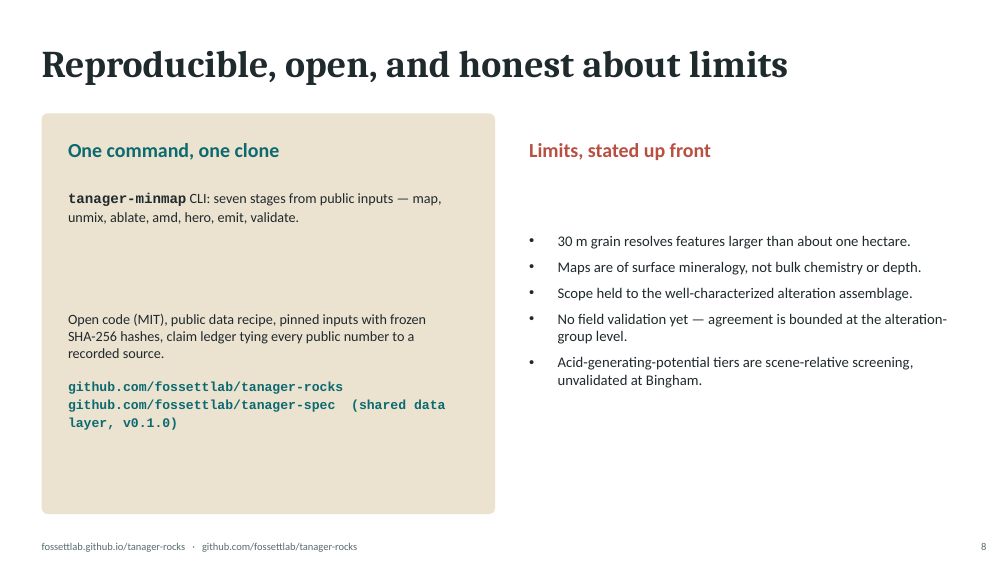
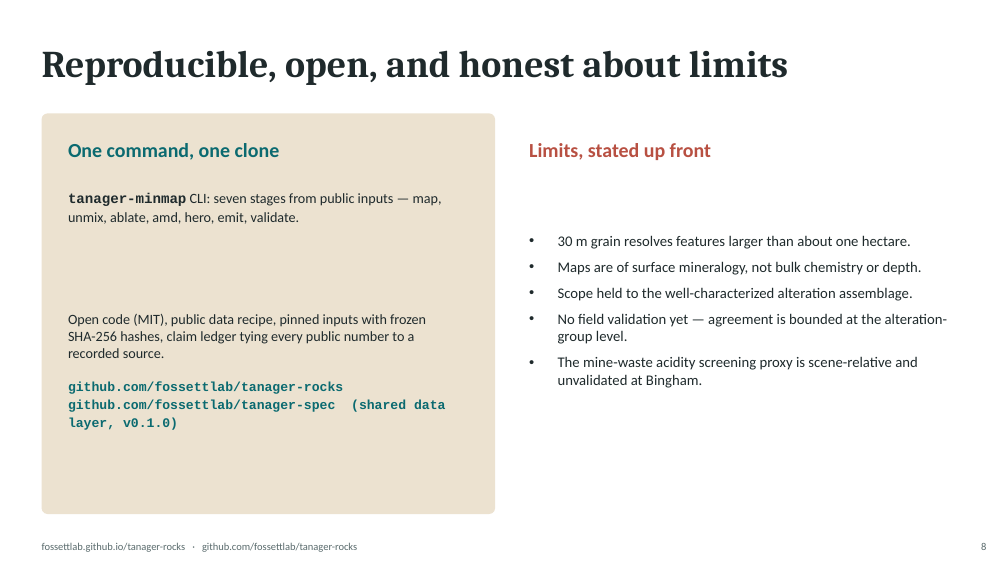
Before and after one commit to fossettlab/tanager-minmap, a slide deck: slide 8 of submission/tanager_rocks_deck.pptx. Drawn at 1008x567 pixels with LibreOffice and Linux fonts; fonts in the diff are those of the drawing. Boxes give left, top, right and bottom in pixels: in the first picture for what was removed or moved away, otherwise in the second. Text is boxed around its words. In the diff, an @@ line names an element or a change of style, - is before the commit and + after.

Commit message:
Calibrate claim strength to evidence across memo, page, and deck
Rename the environmental product to a surface-mineralogical screening proxy
for acidic mine-waste conditions: the tiers rank mineral evidence for acidic
conditions within a scene, and are not estimates of acid-generating capacity,
pH, or flux. Soften the spatial claim at Bingham, reframe the independent-map
section as comparison rather than validation, and align the title across the
memo and story page. The demonstrated spectral-separability result and the
Goldfield agreement numbers are unchanged.

```diff
--- a/submission/tanager_rocks_deck.pptx
+++ b/submission/tanager_rocks_deck.pptx
@@ text at (558, 356, 918, 388): text changed @@
-• Acid-generating-potential tiers are scene-relative screening, unvalidated at Bingham.
+• The mine-waste acidity screening proxy is scene-relative and unvalidated at Bingham.
```
Also in this commit, not shown: 2 other slides changed, 3 other files.
